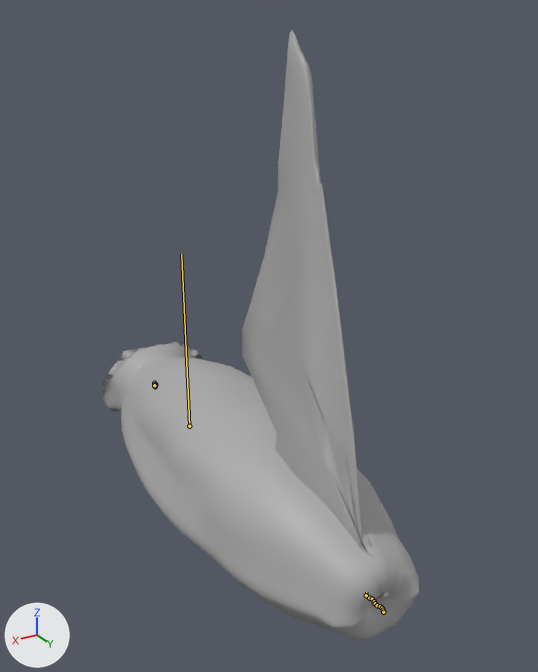
Two versions of the FBX model Assets/02_Art/1_Animations/Characters/Snake/Snake_Anim_Idle.fbx, one commit apart.
Before and after are seen from a 50 mm camera at (4.04, 2.42, 8.22) aimed at (-0.16, -4.58, 4.71). Arrows for +X, +Y and +Z are at lower left; the lights stay in place. Both versions are drawn at frame 169 of the action 'Idle'; the numbers are the values there. The bones that bend it are drawn over the model as lines.
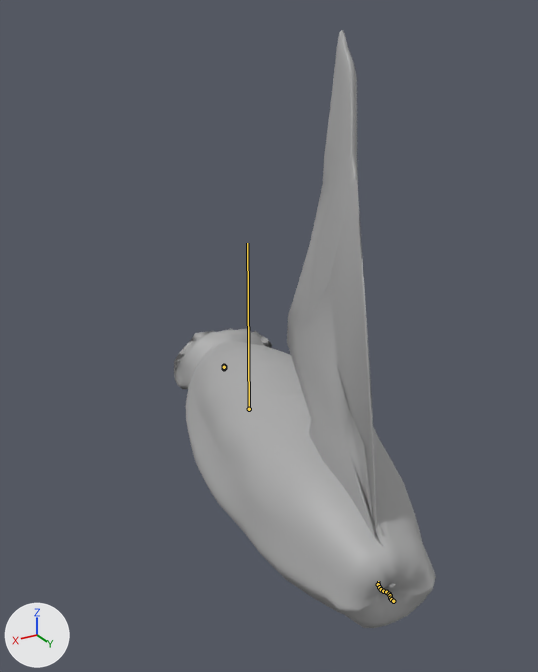
Pixel boxes [x1, y1, x2, y2] of what changed, in the pictures (538 x 672 px):
'Low_Poly_Body', posed (17% narrower)
    before: [103, 342, 419, 642]
    after: [174, 328, 436, 628]
'polySurface2', posed (27% narrower)
    before: [242, 31, 390, 599]
    after: [287, 30, 395, 589]
bone 'Snake_Join_1', root to tip
    before: (189, 426) to (181, 254)
    after: (249, 409) to (247, 243)
bone 'Snake_Join_2', root to tip
    before: (366, 595) to (366, 592)
    after: (378, 584) to (378, 581)
bone 'Snake_Join_4', root to tip
    before: (372, 599) to (372, 596)
    after: (381, 589) to (381, 587)
bone 'Snake_Join_5', root to tip
    before: (374, 601) to (374, 599)
    after: (383, 591) to (384, 589)
bone 'Snake_Join_6', root to tip
    before: (375, 603) to (375, 601)
    after: (386, 592) to (386, 589)
bone 'Snake_Join_7', root to tip
    before: (377, 605) to (377, 603)
    after: (389, 594) to (389, 591)
bone 'Snake_Join_8', root to tip
    before: (380, 606) to (380, 604)
    after: (390, 595) to (390, 593)
bone 'Snake_Join_9', root to tip
    before: (382, 608) to (382, 606)
    after: (390, 598) to (390, 595)
bone 'joint10', root to tip
    before: (383, 610) to (383, 608)
    after: (391, 599) to (391, 597)
bone 'Snake_Mount_Down', root to tip
    before: (155, 385) to (155, 384)
    after: (224, 368) to (224, 366)

The change in detail:
Bone 'Snake_Join_1' (bone_snake_join_1) moves from (22.0, -2.0, -11.0) to (-76.0, -2.0, -11.0).
Bone 'Snake_Join_1' (bone_snake_join_1) turns from (0, 3, 0) to (0, -9, 0) degrees about its own x, y and z.
Bone 'Snake_Join_2' (bone_snake_join_2) turns from (0, 10, 0) to (0, -14, 0) degrees about its own x, y and z.
Bone 'Snake_Join_4' (bone_snake_join_4) turns from (0, -27, 0) to (0, 29, 0) degrees about its own x, y and z.
Bone 'Snake_Join_5' (bone_snake_join_5) turns from (0, -14, 0) to (0, 9, 0) degrees about its own x, y and z.
Bone 'Snake_Join_6' (bone_snake_join_6) turns from (0, 22, 0) to (0, -13, 0) degrees about its own x, y and z.
Bone 'Snake_Join_7' (bone_snake_join_7) turns from (0, 26, 0) to (0, -35, 0) degrees about its own x, y and z.
Bone 'Snake_Join_8' (bone_snake_join_8) turns from (0, -18, 0) to (0, -12, 0) degrees about its own x, y and z.
Bone 'Snake_Join_9' (bone_snake_join_9) turns from (0, -29, 0) to (0, 19, 0) degrees about its own x, y and z.
Bone 'joint10' (bone_joint10) turns from (0, -10, 0) to (0, 25, 0) degrees about its own x, y and z.
Bone 'Snake_Mount_Down' (bone_snake_mount_down) turns from (0, 0, 1) to (0, 0, 29) degrees about its own x, y and z.
